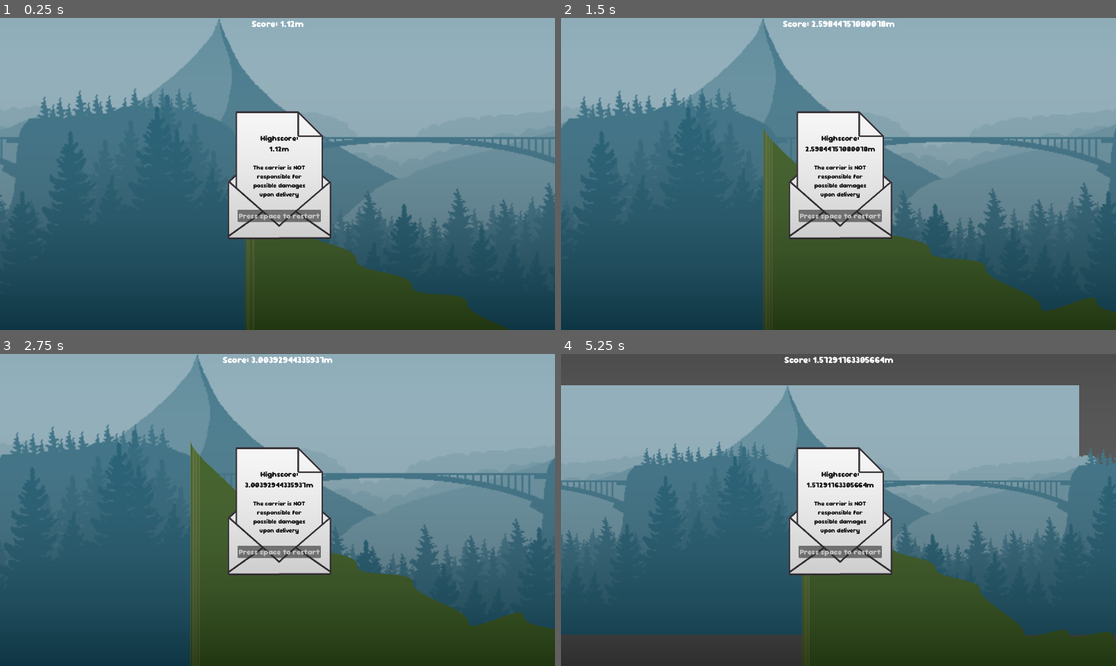
Above: before the commit, frames 1-4 (two rows, left to right).
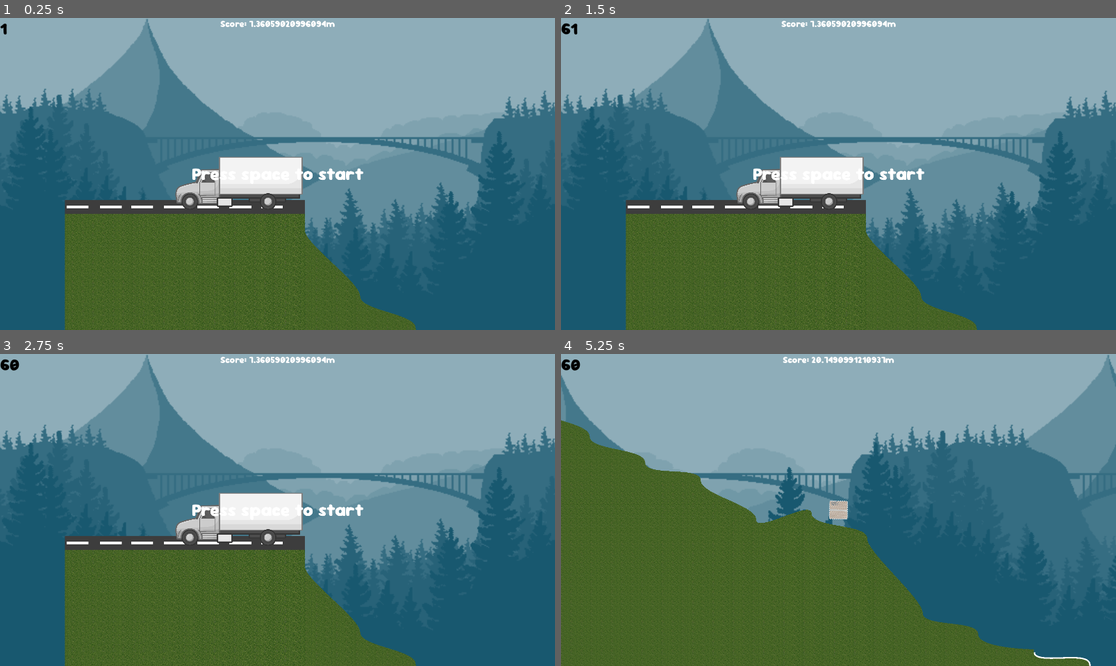
Above: after the commit, the same moments.

Repository: FelipePM01/EntregaExtraviada
Game: Godot game, scene res://main_scene.tscn
Two runs of this game, one before a commit and one after it. Both use one fixed random seed, a clock stepped at 60 frames per second and the inputs below.
Inputs (mouse positions are in pixels of both pictures, inside the frame that each line leads up to):
- Up to frame 1 (0.25 s): no input
- Up to frame 2 (1.5 s): click (838, 214) at 0.5 s, where only the run before the commit has a clickable "Press space to restart"; click (838, 214) at 1.25 s, where only the run before the commit has a clickable "Press space to restart"
- Up to frame 3 (2.75 s): click (277, 550) at 2 s, where only the run before the commit has a clickable "Press space to restart"
- Up to frame 4 (5.25 s): tap Space (Spacebar) at 2.75, 3.6, 4.55 s; move the mouse to (960, 494) at 2.77 s; hold D (right) 2.78-3.53 s; hold Space (Spacebar) 2.78-3.53 s; move the mouse to (727, 525) at 3.52 s; hold A (left) 3.53-4.28 s; move the mouse to (894, 441) at 4.27 s; hold Mouse wheel down (scroll_down) 4.28-5.03 s; hold D (right) from 4.28 s (still down); move the mouse to (810, 572) at 5.02 s; tap Mouse wheel up (scroll_up) at 5.1 s

The runs differ from the first frame. In frame 1, 51% of the frame differs, in the area x 0-100%, y 0-100%; in frame 2, 48%; in frame 3, 49%; in frame 4, 75%.

Commit message:
Add-game-start

Diff:
--- a/game_menu/scenes/MenuTest1.tscn
+++ b/game_menu/scenes/MenuTest1.tscn
@@ -1,120 +1,22 @@
-[gd_scene load_steps=3 format=3 uid="uid://bmno7rmf2n6l8"]
-
-[ext_resource type="Texture2D" uid="uid://rpoykyouhg2x" path="res://game_menu/textures/Truck.png" id="1_ki21p"]
+[gd_scene load_steps=2 format=3 uid="uid://bmno7rmf2n6l8"]
 
 [sub_resource type="LabelSettings" id="LabelSettings_e5o0w"]
 line_spacing = 3.03
 font_size = 61
 
-[node name="Menu" type="Control"]
-layout_mode = 3
-anchors_preset = 15
-anchor_right = 1.0
-anchor_bottom = 1.0
+[node name="Menu" type="CanvasLayer"]
+
+[node name="Label" type="Label" parent="."]
+anchors_preset = 8
+anchor_left = 0.5
+anchor_top = 0.5
+anchor_right = 0.5
+anchor_bottom = 0.5
+offset_left = -297.5
+offset_top = -40.0
+offset_right = 297.5
+offset_bottom = 40.0
 grow_horizontal = 2
 grow_vertical = 2
-
-[node name="ColorRect" type="ColorRect" parent="."]
-layout_mode = 0
-offset_left = -34.0
-offset_top = 498.0
-offset_right = 6.0
-offset_bottom = 538.0
-scale = Vector2(20.5791, 4.2196)
-color = Color(3.00817e-07, 0.499264, 1.05888e-06, 1)
-
-[node name="ColorRect2" type="ColorRect" parent="."]
-layout_mode = 0
-offset_left = -34.0
-offset_top = 451.0
-offset_right = 6.0
-offset_bottom = 469.0
-scale = Vector2(20.5224, 3.2996)
-color = Color(0.241156, 0.241156, 0.241156, 1)
-
-[node name="VBoxContainer" type="VBoxContainer" parent="."]
-layout_mode = 1
-anchors_preset = 7
-anchor_left = 0.5
-anchor_top = 1.0
-anchor_right = 0.5
-anchor_bottom = 1.0
-offset_left = -183.0
-offset_top = -153.0
-offset_right = 183.0
-offset_bottom = -52.0
-grow_horizontal = 2
-grow_vertical = 0
-
-[node name="Lines" type="Node2D" parent="."]
-position = Vector2(0, 196)
-scale = Vector2(1, 0.64)
-
-[node name="ColorRect7" type="ColorRect" parent="Lines"]
-offset_left = 638.0
-offset_top = 434.0
-offset_right = 678.0
-offset_bottom = 474.0
-scale = Vector2(1.88, 0.319999)
-
-[node name="ColorRect8" type="ColorRect" parent="Lines"]
-offset_left = 529.0
-offset_top = 434.0
-offset_right = 569.0
-offset_bottom = 474.0
-scale = Vector2(1.88, 0.319999)
-
-[node name="ColorRect9" type="ColorRect" parent="Lines"]
-offset_left = 418.0
-offset_top = 434.0
-offset_right = 458.0
-offset_bottom = 474.0
-scale = Vector2(1.88, 0.319999)
-
-[node name="ColorRect10" type="ColorRect" parent="Lines"]
-offset_left = 302.0
-offset_top = 434.0
-offset_right = 342.0
-offset_bottom = 474.0
-scale = Vector2(1.88, 0.319999)
-
-[node name="ColorRect11" type="ColorRect" parent="Lines"]
-offset_left = 189.0
-offset_top = 434.0
-offset_right = 229.0
-offset_bottom = 474.0
-scale = Vector2(1.88, 0.319999)
-
-[node name="ColorRect12" type="ColorRect" parent="Lines"]
-offset_left = 81.0
-offset_top = 434.0
-offset_right = 121.0
-offset_bottom = 474.0
-scale = Vector2(1.88, 0.319999)
-
-[node name="ColorRect13" type="ColorRect" parent="Lines"]
-offset_left = -34.0
-offset_top = 434.0
-offset_right = 6.0
-offset_bottom = 474.0
-scale = Vector2(1.88, 0.319999)
-
-[node name="Sprite2D" type="Sprite2D" parent="."]
-position = Vector2(565, 364)
-scale = Vector2(0.340748, 0.457043)
-texture = ExtResource("1_ki21p")
-flip_h = true
-
-[node name="Polygon2D" type="Polygon2D" parent="."]
-position = Vector2(808, 444)
-color = Color(0, 0.498039, 0, 1)
-polygon = PackedVector2Array(4, 4, 32, 8, 86, 51, 179, 106, 259, 196, 354, 224, 423, 371, 478, 504, 81, 503, -20, 350, -24, 71, -23, 7)
-
-[node name="Label" type="Label" parent="."]
-layout_mode = 2
-offset_left = 384.0
-offset_top = 464.0
-offset_right = 959.0
-offset_bottom = 548.0
 text = "Press space to start"
 label_settings = SubResource("LabelSettings_e5o0w")
--- a/main_scene.gd
+++ b/main_scene.gd
@@ -1,7 +1,13 @@
 extends Node2D
 @export var player: RigidBody2D
 @export var terrain: Node2D
+@export var menu: CanvasLayer
+func _process(delta):
+	#if terrain.terrain[-1].x < player.position.x + Globals.screensize.x / 2:
+	#	terrain.add_hills()
 
-func _process(delta):
-	if terrain.terrain[-1].x < player.position.x + Globals.screensize.x / 2:
-		terrain.add_hills()
+	if (Input.is_action_pressed("Spacebar") and menu.visible):
+		player.gravity_scale = 1
+		player.apply_impulse(Vector2(600, -30))
+		player.apply_torque(80000)
+		menu.visible = false
--- a/main_scene.tscn
+++ b/main_scene.tscn
@@ -1,25 +1,118 @@
-[gd_scene load_steps=7 format=3 uid="uid://6xssreta51vp"]
+[gd_scene load_steps=11 format=3 uid="uid://6xssreta51vp"]
 
 [ext_resource type="Script" path="res://main_scene.gd" id="1_8bsnl"]
 [ext_resource type="PackedScene" uid="uid://dt6cak775tec0" path="res://box/scenes/box.tscn" id="2_uv8jf"]
+[ext_resource type="PackedScene" uid="uid://bmno7rmf2n6l8" path="res://game_menu/scenes/MenuTest1.tscn" id="3_3tux8"]
 [ext_resource type="PackedScene" uid="uid://ofk54kht2sup" path="res://paralax/scenes/cliff.tscn" id="3_v2q77"]
 [ext_resource type="PackedScene" uid="uid://ba2toixanr5ol" path="res://terrain/scenes/terrain.tscn" id="4_y10el"]
 [ext_resource type="PackedScene" uid="uid://cchxpjumv38tg" path="res://player_ui/scenes/score_scene_ui.tscn" id="5_5ya65"]
 [ext_resource type="PackedScene" uid="uid://bshkt4wfgo8kn" path="res://player_ui/scenes/lose_scene_ui.tscn" id="6_8y5pi"]
+[ext_resource type="Texture2D" uid="uid://ddvvquy2sebku" path="res://terrain/resources/grass.png" id="6_36pei"]
+[ext_resource type="Texture2D" uid="uid://rpoykyouhg2x" path="res://game_menu/textures/Truck.png" id="6_mxdbv"]
 
-[node name="MainScene" type="Node2D" node_paths=PackedStringArray("player", "terrain")]
+[sub_resource type="RectangleShape2D" id="RectangleShape2D_buerj"]
+size = Vector2(829.97, 969)
+
+[node name="MainScene" type="Node2D" node_paths=PackedStringArray("player", "terrain", "menu")]
 script = ExtResource("1_8bsnl")
 player = NodePath("Box")
 terrain = NodePath("Terrain")
+menu = NodePath("Menu")
+
+[node name="Menu" parent="." instance=ExtResource("3_3tux8")]
 
 [node name="Cliff" parent="." instance=ExtResource("3_v2q77")]
 
+[node name="Box" parent="." instance=ExtResource("2_uv8jf")]
+position = Vector2(736.059, 385)
+gravity_scale = 0.0
+
 [node name="Terrain" parent="." instance=ExtResource("4_y10el")]
-hill_sharpness = 10
+position = Vector2(830, 475)
 
-[node name="Box" parent="." instance=ExtResource("2_uv8jf")]
-position = Vector2(112, 119)
+[node name="Street" type="Node2D" parent="."]
+position = Vector2(830.059, 10)
+
+[node name="ColorRect2" type="ColorRect" parent="Street"]
+offset_left = -830.0
+offset_top = 465.0
+offset_bottom = 512.0
+color = Color(0.241156, 0.241156, 0.241156, 1)
+metadata/_edit_use_anchors_ = true
+
+[node name="Lines" type="Node2D" parent="Street"]
+position = Vector2(-789, 207)
+scale = Vector2(1, 0.64)
+
+[node name="ColorRect7" type="ColorRect" parent="Street/Lines"]
+offset_left = 638.0
+offset_top = 434.0
+offset_right = 678.0
+offset_bottom = 474.0
+scale = Vector2(1.88, 0.319999)
+
+[node name="ColorRect8" type="ColorRect" parent="Street/Lines"]
+offset_left = 529.0
+offset_top = 434.0
+offset_right = 569.0
+offset_bottom = 474.0
+scale = Vector2(1.88, 0.319999)
+
+[node name="ColorRect9" type="ColorRect" parent="Street/Lines"]
+offset_left = 418.0
+offset_top = 434.0
+offset_right = 458.0
+offset_bottom = 474.0
+scale = Vector2(1.88, 0.319999)
+
+[node name="ColorRect10" type="ColorRect" parent="Street/Lines"]
+offset_left = 302.0
+offset_top = 434.0
+offset_right = 342.0
+offset_bottom = 474.0
+scale = Vector2(1.88, 0.319999)
+
+[node name="ColorRect11" type="ColorRect" parent="Street/Lines"]
+offset_left = 189.0
+offset_top = 434.0
+offset_right = 229.0
+offset_bottom = 474.0
+scale = Vector2(1.88, 0.319999)
+
+[node name="ColorRect12" type="ColorRect" parent="Street/Lines"]
+offset_left = 81.0
+offset_top = 434.0
+offset_right = 121.0
+offset_bottom = 474.0
+scale = Vector2(1.88, 0.319999)
+
+[node name="ColorRect13" type="ColorRect" parent="Street/Lines"]
+offset_left = -34.0
+offset_top = 434.0
+offset_right = 6.0
+offset_bottom = 474.0
+scale = Vector2(1.88, 0.319999)
+
+[node name="Polygon2D" type="Polygon2D" parent="Street"]
+texture_filter = 1
+texture_repeat = 2
+position = Vector2(-423.059, 141)
+texture = ExtResource("6_36pei")
+polygon = PackedVector2Array(423, 371, 423, 929, -407, 929, -406, 371)
+
+[node name="StaticBody2D" type="StaticBody2D" parent="Street"]
+
+[node name="CollisionShape2D" type="CollisionShape2D" parent="Street/StaticBody2D"]
+position = Vector2(-415.074, 949.5)
+shape = SubResource("RectangleShape2D_buerj")
+
+[node name="Truck" type="Sprite2D" parent="."]
+position = Vector2(608, 423)
+scale = Vector2(0.341, 0.341)
+texture = ExtResource("6_mxdbv")
+flip_h = true
+
+[node name="LoseScene" parent="." instance=ExtResource("6_8y5pi")]
+visible = false
 
 [node name="ScoreUi" parent="." instance=ExtResource("5_5ya65")]
-
-[node name="LoseScene" parent="." instance=ExtResource("6_8y5pi")]
--- a/player_ui/scenes/lose_scene_ui.tscn
+++ b/player_ui/scenes/lose_scene_ui.tscn
@@ -19,19 +19,11 @@
 [sub_resource type="StyleBoxTexture" id="StyleBoxTexture_xvn3h"]
 texture = SubResource("GradientTexture2D_pip6b")
 
-[node name="LoseScene" type="Control" node_paths=PackedStringArray("score_text")]
-layout_mode = 3
-anchors_preset = 15
-anchor_right = 1.0
-anchor_bottom = 1.0
-grow_horizontal = 2
-grow_vertical = 2
+[node name="LoseScene" type="CanvasLayer" node_paths=PackedStringArray("score_text")]
 script = ExtResource("1_n51eg")
-score_text = NodePath("CanvasLayer/Panel/VBoxContainer/MarginContainer/HighscoreText")
+score_text = NodePath("Panel/VBoxContainer/MarginContainer/HighscoreText")
 
-[node name="CanvasLayer" type="CanvasLayer" parent="."]
-
-[node name="Panel" type="PanelContainer" parent="CanvasLayer"]
+[node name="Panel" type="PanelContainer" parent="."]
 anchors_preset = 8
 anchor_left = 0.5
 anchor_top = 0.5
@@ -47,23 +39,23 @@
 theme = ExtResource("2_oh4tf")
 theme_override_styles/panel = SubResource("StyleBoxTexture_k2sju")
 
-[node name="VBoxContainer" type="VBoxContainer" parent="CanvasLayer/Panel"]
+[node name="VBoxContainer" type="VBoxContainer" parent="Panel"]
 layout_mode = 2
 alignment = 1
 
-[node name="MarginContainer" type="MarginContainer" parent="CanvasLayer/Panel/VBoxContainer"]
+[node name="MarginContainer" type="MarginContainer" parent="Panel/VBoxContainer"]
 layout_mode = 2
 theme_override_constants/margin_top = 15
 theme_override_constants/margin_bottom = 30
 
-[node name="HighscoreText" type="Label" parent="CanvasLayer/Panel/VBoxContainer/MarginContainer"]
+[node name="HighscoreText" type="Label" parent="Panel/VBoxContainer/MarginContainer"]
 layout_mode = 2
 theme_override_font_sizes/font_size = 26
 text = "Highscore:
 0m"
 horizontal_alignment = 1
 
-[node name="GameOverText" type="Label" parent="CanvasLayer/Panel/VBoxContainer"]
+[node name="GameOverText" type="Label" parent="Panel/VBoxContainer"]
 layout_mode = 2
 theme_override_font_sizes/font_size = 21
 text = "The carrier is NOT
@@ -72,19 +64,19 @@
 upon delivery"
 horizontal_alignment = 1
 
-[node name="MarginContainer2" type="MarginContainer" parent="CanvasLayer/Panel/VBoxContainer"]
+[node name="MarginContainer2" type="MarginContainer" parent="Panel/VBoxContainer"]
 layout_mode = 2
 theme_override_constants/margin_top = 35
 theme_override_constants/margin_bottom = 0
 
-[node name="RestartButton" type="Button" parent="CanvasLayer/Panel/VBoxContainer/MarginContainer2"]
+[node name="RestartButton" type="Button" parent="Panel/VBoxContainer/MarginContainer2"]
 layout_mode = 2
 size_flags_horizontal = 4
 size_flags_vertical = 8
 theme_override_font_sizes/font_size = 26
 text = "Press space to restart"
 
-[node name="Panel2" type="Panel" parent="CanvasLayer"]
+[node name="Panel2" type="Panel" parent="."]
 anchors_preset = 15
 anchor_right = 1.0
 anchor_bottom = 1.0
@@ -92,4 +84,4 @@
 grow_vertical = 2
 theme_override_styles/panel = SubResource("StyleBoxTexture_xvn3h")
 
-[connection signal="pressed" from="CanvasLayer/Panel/VBoxContainer/MarginContainer2/RestartButton" to="." method="_on_restart_button_pressed"]
+[connection signal="pressed" from="Panel/VBoxContainer/MarginContainer2/RestartButton" to="." method="_on_restart_button_pressed"]
--- a/player_ui/scenes/score_scene_ui.tscn
+++ b/player_ui/scenes/score_scene_ui.tscn
@@ -2,19 +2,11 @@
 
 [ext_resource type="Script" path="res://player_ui/scripts/score_scene_ui.gd" id="1_loimw"]
 
-[node name="ScoreUi" type="Control" node_paths=PackedStringArray("score_text")]
-layout_mode = 3
-anchors_preset = 15
-anchor_right = 1.0
-anchor_bottom = 1.0
-grow_horizontal = 2
-grow_vertical = 2
+[node name="ScoreUi" type="CanvasLayer" node_paths=PackedStringArray("score_text")]
 script = ExtResource("1_loimw")
-score_text = NodePath("CanvasLayer/ScoreText")
+score_text = NodePath("ScoreText")
 
-[node name="CanvasLayer" type="CanvasLayer" parent="."]
-
-[node name="ScoreText" type="Label" parent="CanvasLayer"]
+[node name="ScoreText" type="Label" parent="."]
 anchors_preset = 5
 anchor_left = 0.5
 anchor_right = 0.5
@@ -27,3 +19,9 @@
 theme_override_font_sizes/font_size = 31
 text = "Score: 0"
 horizontal_alignment = 1
+
+[node name="Fps" type="Label" parent="."]
+offset_right = 201.0
+offset_bottom = 98.0
+theme_override_font_sizes/font_size = 57
+text = "13"
--- a/player_ui/scripts/lost_scene_ui.gd
+++ b/player_ui/scripts/lost_scene_ui.gd
@@ -1,4 +1,4 @@
-extends Control
+extends CanvasLayer
 
 @export var score_text: Label
 
--- a/player_ui/scripts/score_scene_ui.gd
+++ b/player_ui/scripts/score_scene_ui.gd
@@ -1,6 +1,7 @@
-extends Control
+extends CanvasLayer
 @export var score_text: Label
 
 # Called every frame. 'delta' is the elapsed time since the previous frame.
 func _process(delta: float) -> void:
 	score_text.text = "Score: {}m".format([Globals.score], "{}")
+	$Fps.text = str(Engine.get_frames_per_second())
--- a/project.godot
+++ b/project.godot
@@ -52,7 +52,7 @@
 }
 Spacebar={
 "deadzone": 0.5,
-"events": [Object(InputEventKey,"resource_local_to_scene":false,"resource_name":"","device":0,"window_id":0,"alt_pressed":false,"shift_pressed":false,"ctrl_pressed":false,"meta_pressed":false,"pressed":false,"keycode":0,"physical_keycode":32,"key_label":0,"unicode":0,"location":0,"echo":false,"script":null)
+"events": [Object(InputEventKey,"resource_local_to_scene":false,"resource_name":"","device":-1,"window_id":0,"alt_pressed":false,"shift_pressed":false,"ctrl_pressed":false,"meta_pressed":false,"pressed":false,"keycode":0,"physical_keycode":32,"key_label":0,"unicode":32,"location":0,"echo":false,"script":null)
 ]
 }
 
--- a/terrain/scripts/terrain.gd
+++ b/terrain/scripts/terrain.gd
@@ -18,7 +18,7 @@
 func _ready():
 	randomize()
 	terrain = Array()
-	var start_y = Globals.screensize.y * 3/4
+	var start_y = 0
 	terrain.append(Vector2(1, start_y))
 	add_hills()
 	add_hills()
@@ -50,6 +50,7 @@
 	var ground = Polygon2D.new()
 	ground.polygon = poly
 	ground.texture = texture
+	ground.texture_repeat = CanvasItem.TEXTURE_REPEAT_ENABLED
 	add_child(ground)
 
 	start_height=end_vertex.y
